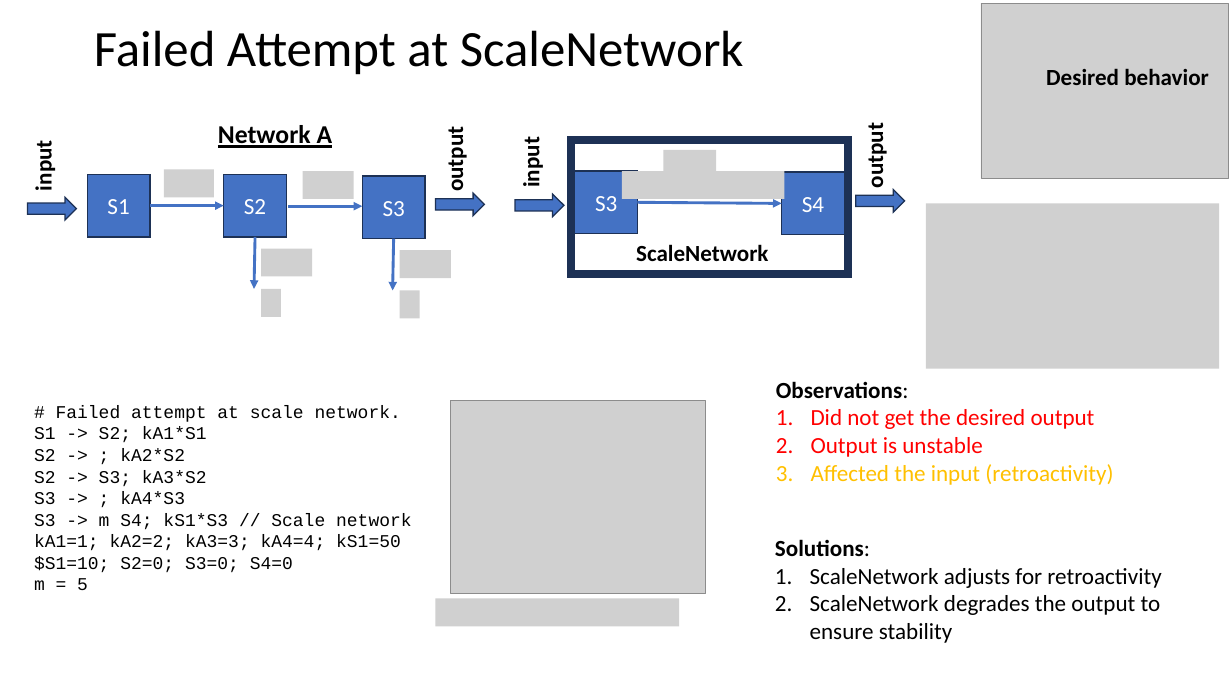
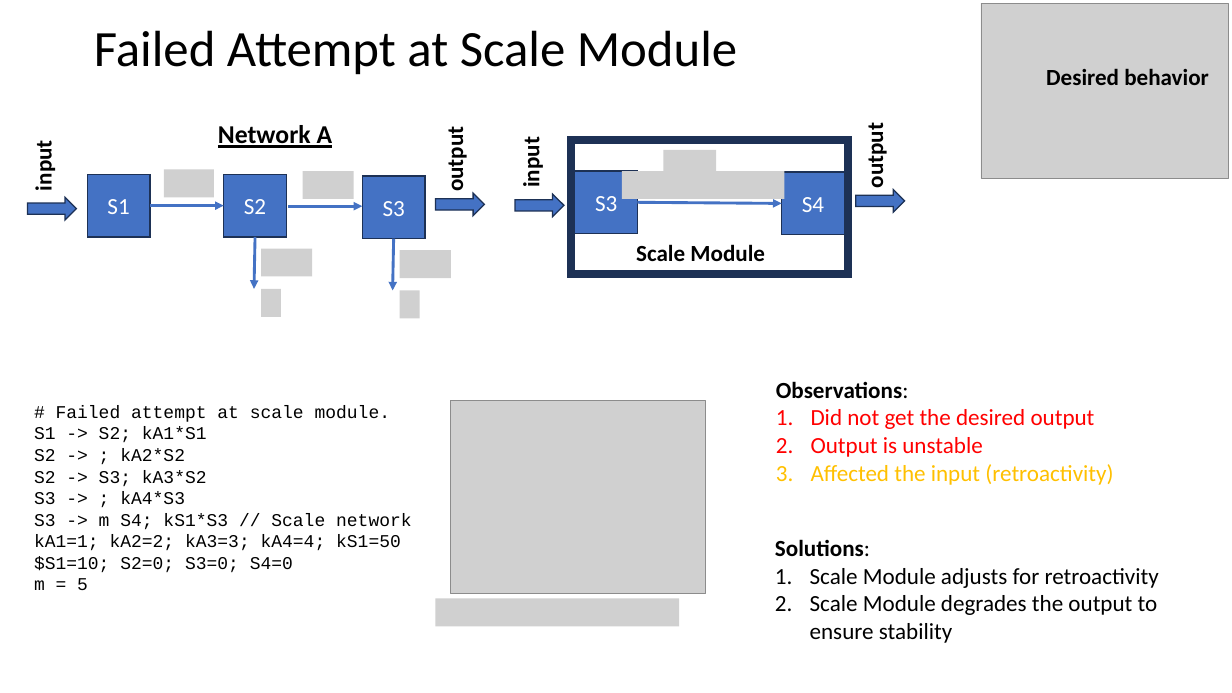
Before and after one commit to joseph-hellerstein/linear_reaction_networks, a slide deck: slide 9 of docs/module_framework.pptx. Drawn at 1232x693 pixels with LibreOffice and Linux fonts; fonts in the diff are those of the drawing; grey boxes stand for pictures. Boxes give left, top, right and bottom in pixels: in the first picture for what was removed or moved away, otherwise in the second. Text is boxed around its words. In the diff, an @@ line names an element or a change of style, - is before the commit and + after.

```diff
--- a/docs/module_framework.pptx
+++ b/docs/module_framework.pptx
@@ title at [94,30,737,75]: text changed @@
-Failed Attempt at ScaleNetwork
+Failed Attempt at Scale Module
@@ picture removed at [926,203,1219,369] @@
@@ text at [636,244,765,261]: text changed @@
-ScaleNetwork
+Scale Module
@@ text at [56,405,391,422]: text changed @@
-# Failed attempt at scale network.
+# Failed attempt at scale module.
@@ text at [810,568,1159,643]: text changed @@
-1. ScaleNetwork adjusts for retroactivity
-2. ScaleNetwork degrades the output to ensure stability
+1. Scale Module adjusts for retroactivity
+2. Scale Module degrades the output to ensure stability
```
Also in this commit, not shown: 8 other slides changed, 1 slide added, 1 other file.
